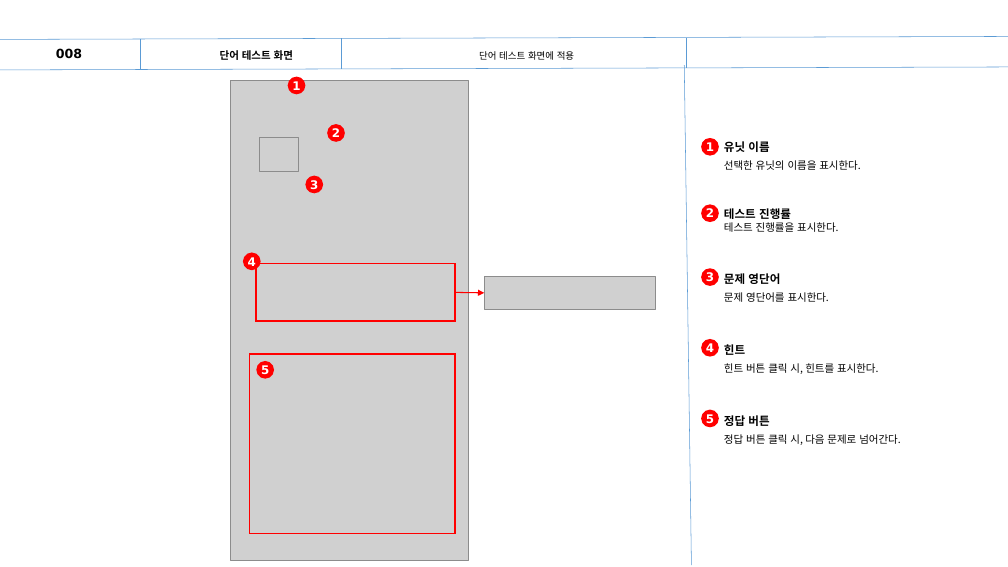
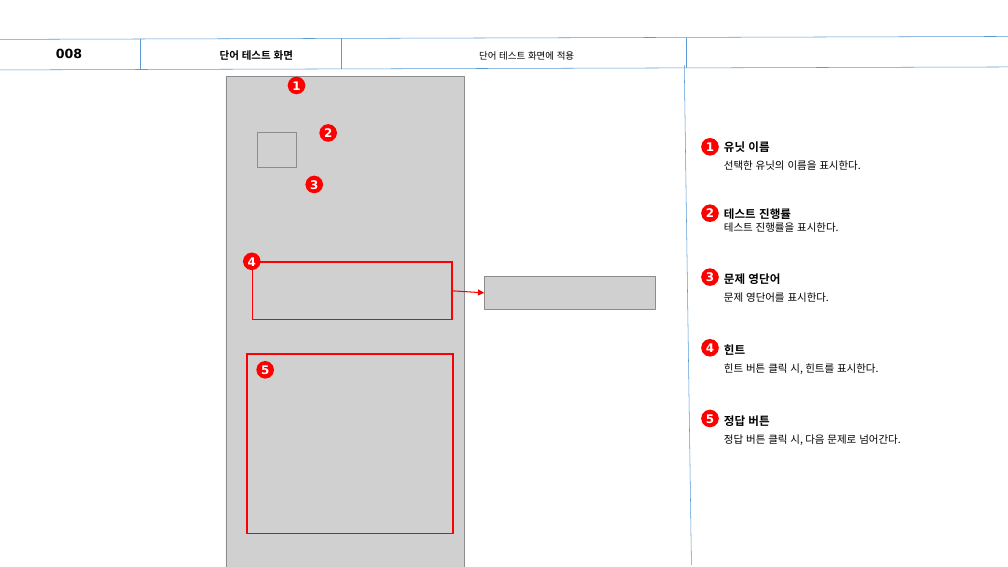
Before and after one commit to Park-SeungWon/App, a slide deck: slide 10 of 문서/3조(바빠영)_스토리보드.pptx (slide 8 before the commit). Drawn at 1008x567 pixels with LibreOffice and Linux fonts; fonts in the diff are those of the drawing; grey boxes stand for pictures. Boxes give left, top, right and bottom in pixels: in the first picture for what was removed or moved away, otherwise in the second. Text is boxed around its words. In the diff, an @@ line names an element or a change of style, - is before the commit and + after.

```diff
--- a/문서/3조(바빠영)_스토리보드.pptx
+++ b/문서/3조(바빠영)_스토리보드.pptx
@@ picture: place and size @@
-picture at bbox=[230, 80, 468, 560]
+picture at bbox=[226, 76, 465, 567]
@@ picture: place and size @@
-picture at bbox=[260, 137, 299, 172]
+picture at bbox=[258, 132, 296, 167]
@@ ellipse "2": place and size @@
-ellipse "2" at bbox=[327, 124, 345, 141]
+ellipse "2" at bbox=[319, 124, 337, 141]
@@ arrow moved from (455, 293) - (485, 293) to (452, 291) - (485, 293) @@
```
Also in this commit, not shown: 5 other slides changed, 2 slides added, 56 other files.
